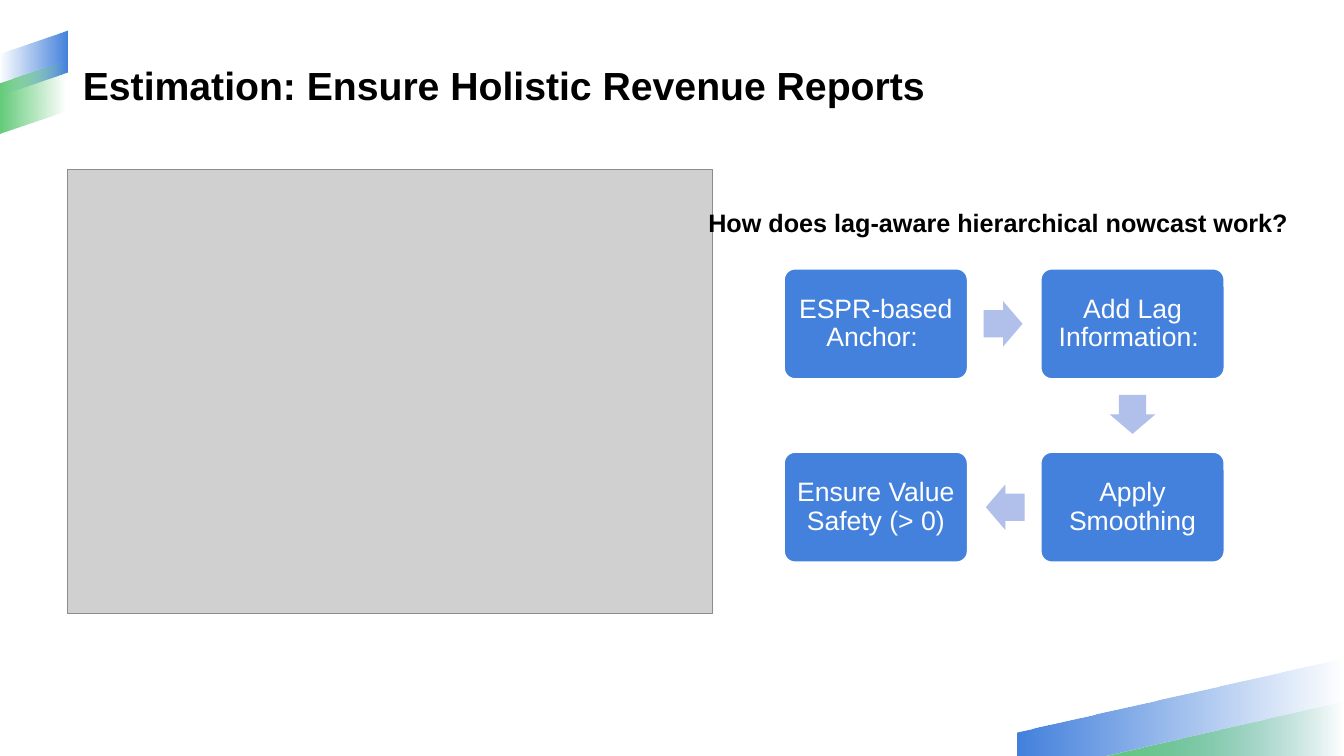
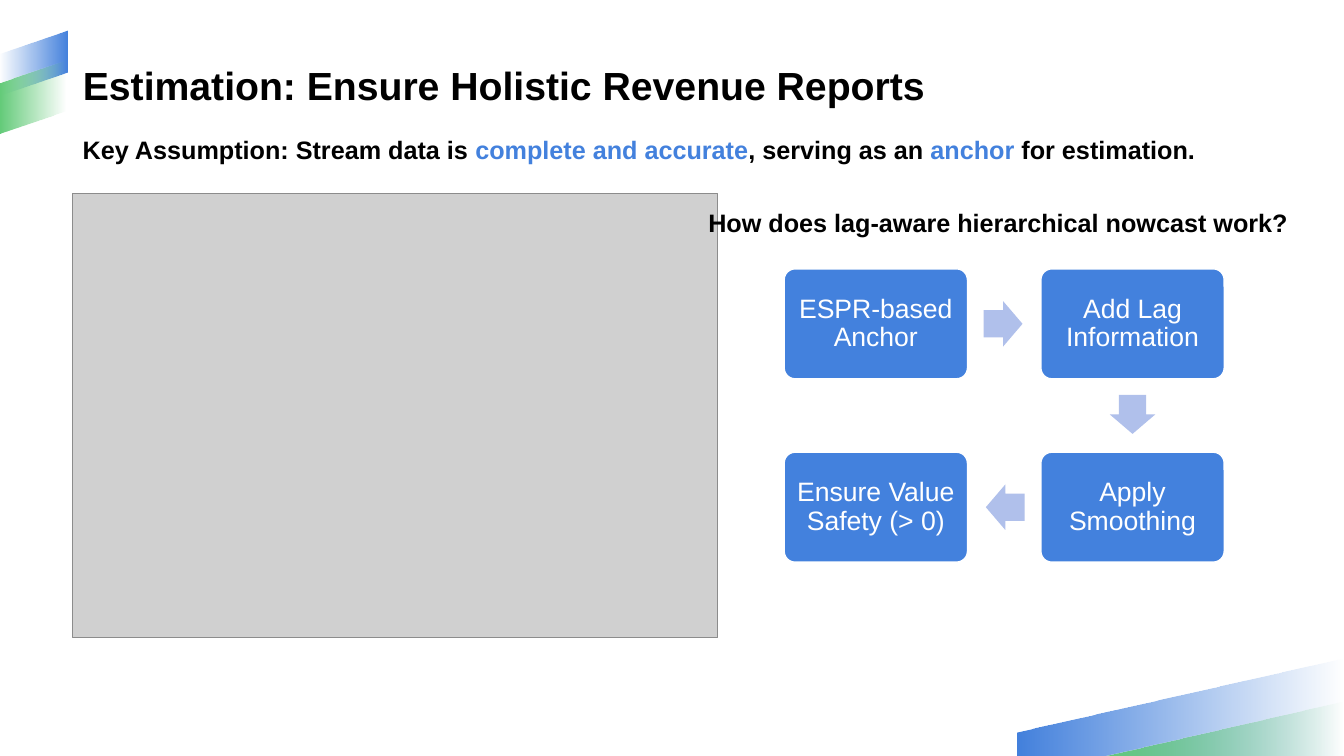
Before and after one commit to NathanPalaiologos/CMG-case-study, a slide deck: slide 5 of CMG Case Study Slide.pptx. Drawn at 1344x756 pixels with LibreOffice and Linux fonts; fonts in the diff are those of the drawing; grey boxes stand for pictures; background and template pictures are left out. Boxes give left, top, right and bottom in pixels: in the first picture for what was removed or moved away, otherwise in the second. Text is boxed around its words. In the diff, an @@ line names an element or a change of style, - is before the commit and + after.

```diff
--- a/CMG Case Study Slide.pptx
+++ b/CMG Case Study Slide.pptx
@@ text added at [83,140,1195,165], 18 pt, text #000000, bold @@
+Key Assumption: Stream data is complete and accurate, serving as an anchor for estimation.
@@ picture: place and size @@
-picture at [68,169,713,614]
+picture at [73,194,718,638]
@@ text at [799,298,952,347]: text changed @@
-ESPR-based Anchor:
+ESPR-based Anchor
@@ text at [1066,298,1199,347]: text changed @@
-Add Lag Information:
+Add Lag Information
```
Also in this commit, not shown: 9 other slides changed, 10 other files.
